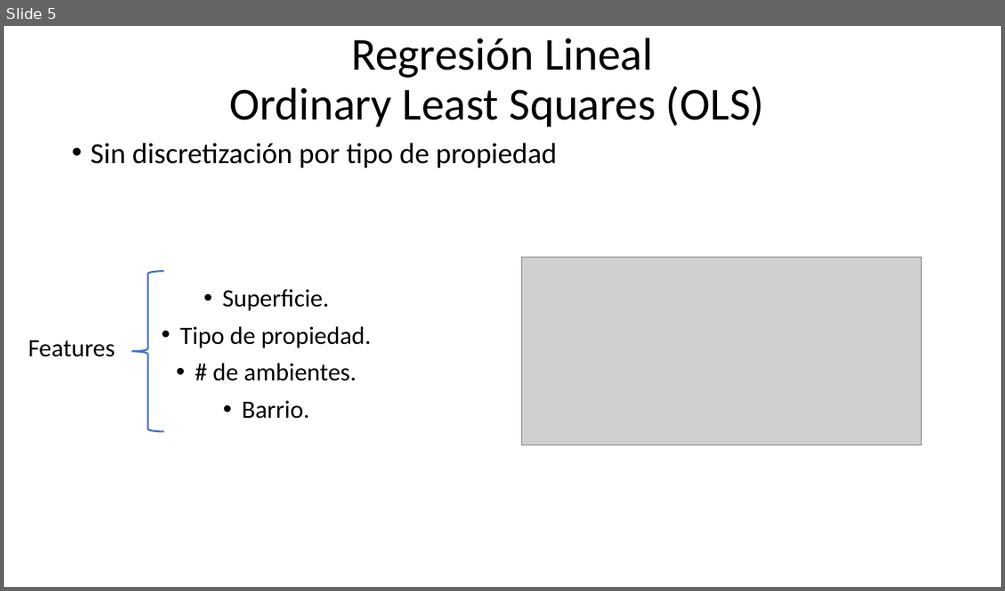
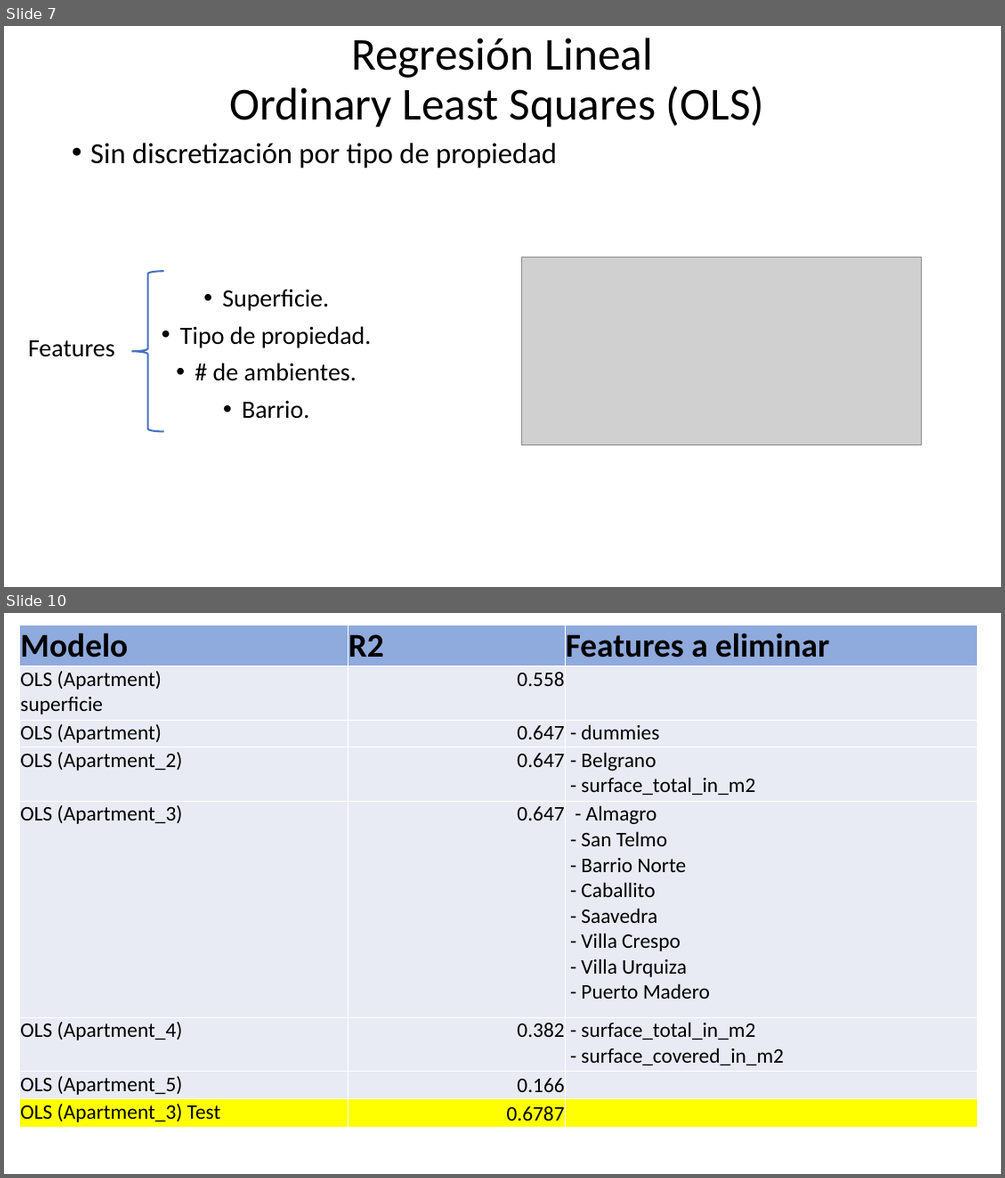
Before and after one commit to asasa293/limpieza_datos, a slide deck: TP2/TP2_GRUPO12.pptx. Shown one above the other, each under a label of ours: slide 5 before the commit, slides 7 and 10 after it; the slides between them are not shown. The pictures are 1005x591 and 1005x1178 pixels, drawn with LibreOffice and Linux fonts; fonts in the diff are those of the drawing; grey boxes stand for pictures. Boxes give left, top, right and bottom in pixels: in the first picture for what was removed or moved away, otherwise in the second. Text is boxed around its words. In the diff, an @@ line names an element or a change of style, - is before the commit and + after.

```diff
--- a/TP2/TP2_GRUPO12.pptx
+++ b/TP2/TP2_GRUPO12.pptx
@@ slide 10 added at [4, 613, 1001, 1174], background #FFFFFF @@
@@ table added at [20, 625, 978, 1127], 8 rows, 3 columns @@
+Modelo | R2 | Features a eliminar
+OLS (Apartment) superficie | 0.558 | 
+OLS (Apartment) | 0.647 | - dummies
+OLS (Apartment_2) | 0.647 | - Belgrano - surface_total_in_m2
+OLS (Apartment_3) | 0.647 | - Almagro - San Telmo - Barrio Norte - Caballito - Saavedra - Villa Crespo - Villa Urquiza - Puerto Madero
+OLS (Apartment_4) | 0.382 | - surface_total_in_m2 - surface_covered_in_m2
+OLS (Apartment_5) | 0.166 | 
+OLS (Apartment_3) Test | 0.6787 | 
@@ what was slide 5 is now slide 7 @@
```
Also in this commit, not shown: 1 slide changed, 9 other slides added, 20 slides removed, 2 other files.
